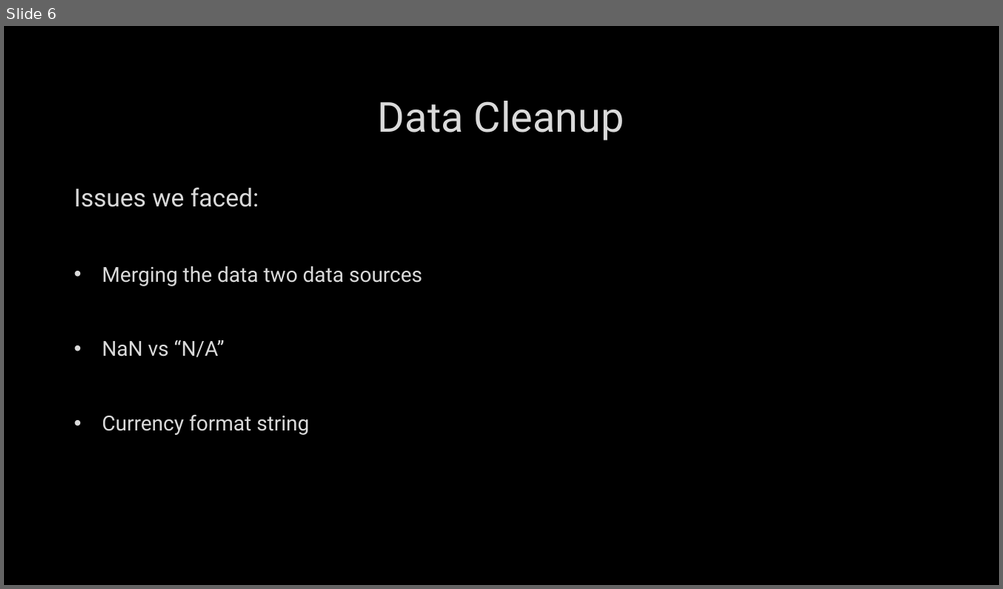
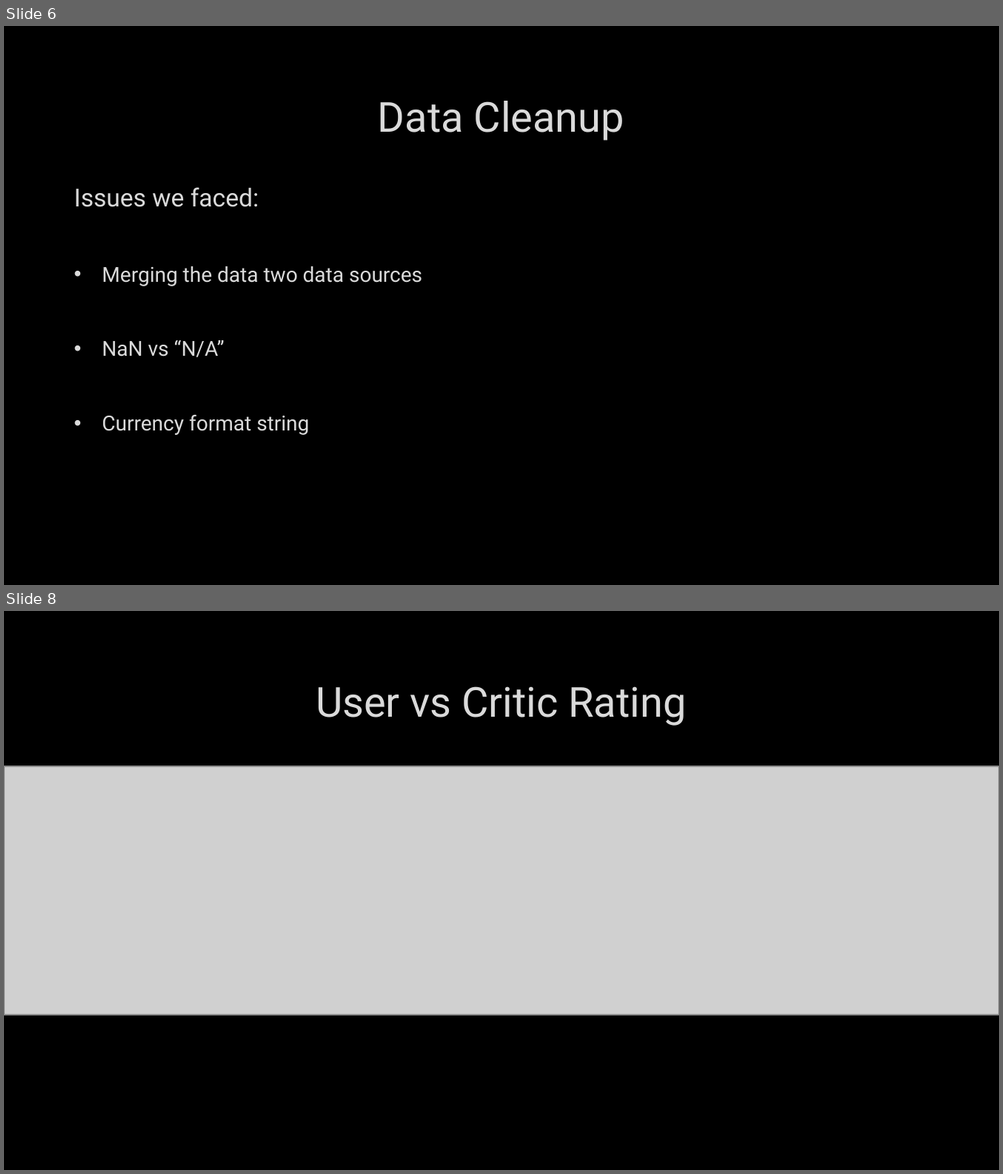
Before and after one commit to Mpalmese/ProjectRepo, a slide deck: Powerpoint/Presentation.pptx. Shown one above the other, each under a label of ours: slide 6 before the commit, slides 6 and 8 after it; the slides between them are not shown. The pictures are 1003x589 and 1003x1174 pixels, drawn with LibreOffice and Linux fonts; fonts in the diff are those of the drawing; grey boxes stand for pictures; background and template pictures are left out. Boxes give left, top, right and bottom in pixels: in the first picture for what was removed or moved away, otherwise in the second. Text is boxed around its words. In the diff, an @@ line names an element or a change of style, - is before the commit and + after.

Commit message:
Added figures into slides

```diff
--- a/Powerpoint/Presentation.pptx
+++ b/Powerpoint/Presentation.pptx
@@ slide 8 added at (4, 611, 999, 1170), background picture (left out) @@
@@ title added at (316, 686, 686, 726), 40 pt, text #DADADA @@
+User vs Critic Rating
@@ picture added at (4, 766, 999, 1014) @@
```
Also in this commit, not shown: 1 slide changed, 17 other slides added.
